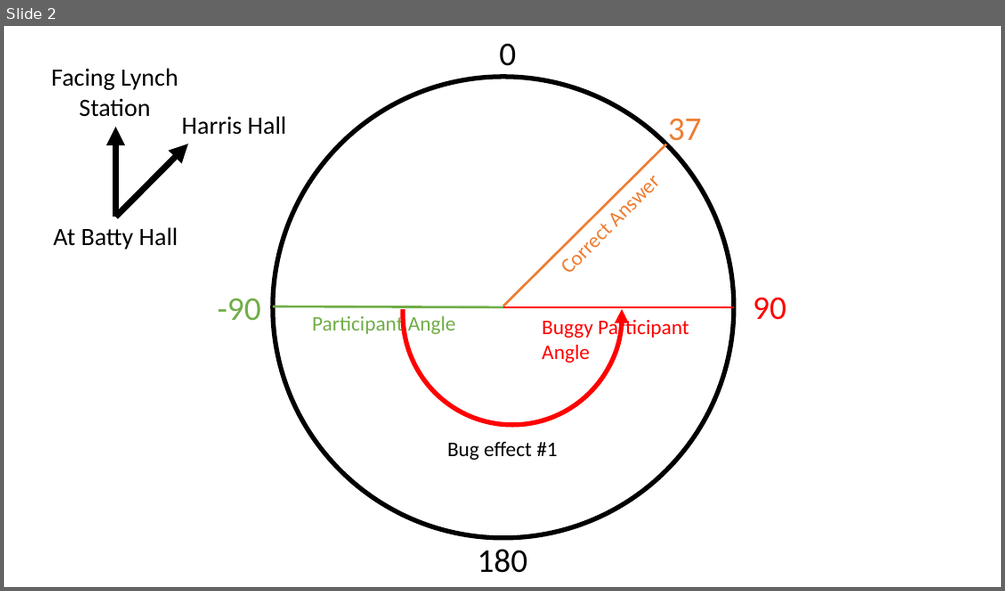
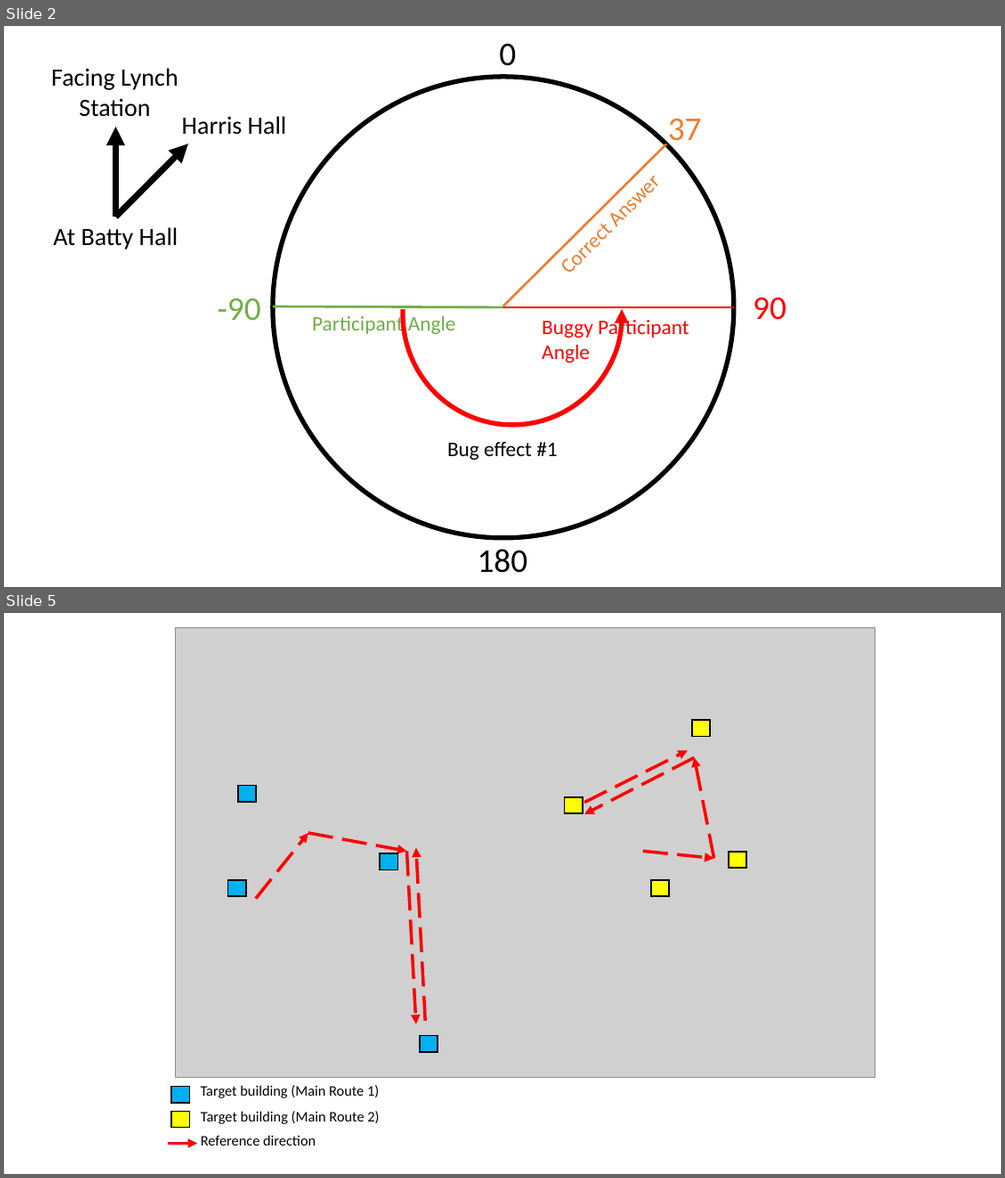
Before and after one commit to smweis/silcton_2.0, a slide deck: images/pointingDemos.pptx. Shown one above the other, each under a label of ours: slide 2 before the commit, slides 2 and 5 after it; the slides between them are not shown. The pictures are 1005x591 and 1005x1178 pixels, drawn with LibreOffice and Linux fonts; fonts in the diff are those of the drawing; grey boxes stand for pictures. Boxes give left, top, right and bottom in pixels: in the first picture for what was removed or moved away, otherwise in the second. Text is boxed around its words. In the diff, an @@ line names an element or a change of style, - is before the commit and + after.

```diff
--- a/images/pointingDemos.pptx
+++ b/images/pointingDemos.pptx
@@ slide 5 added at <box>4,613,1001,1174</box>, background #FFFFFF @@
@@ group added at <box>168,628,875,1145</box>: 10 rectangles, 9 arrows, 3 texts, 1 picture @@
+Target building (Main Route 1)
+Target building (Main Route 2)
+Reference direction
```
Also in this commit, not shown: 1 slide changed, 1 other slide added, 28 other files.
